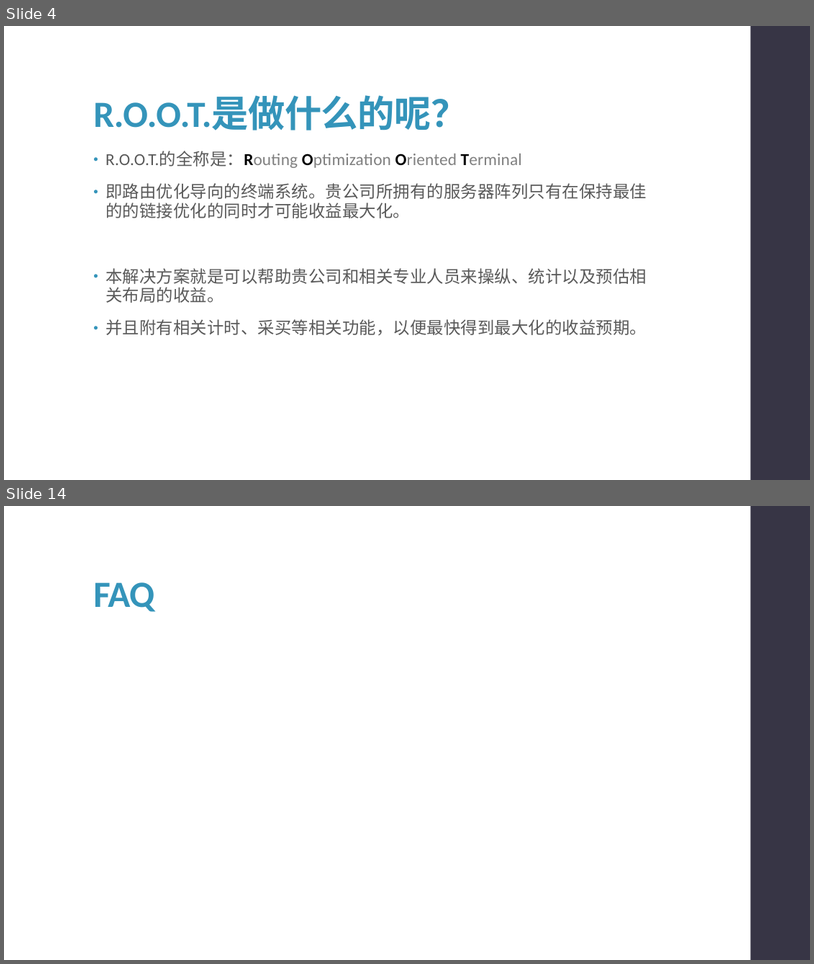
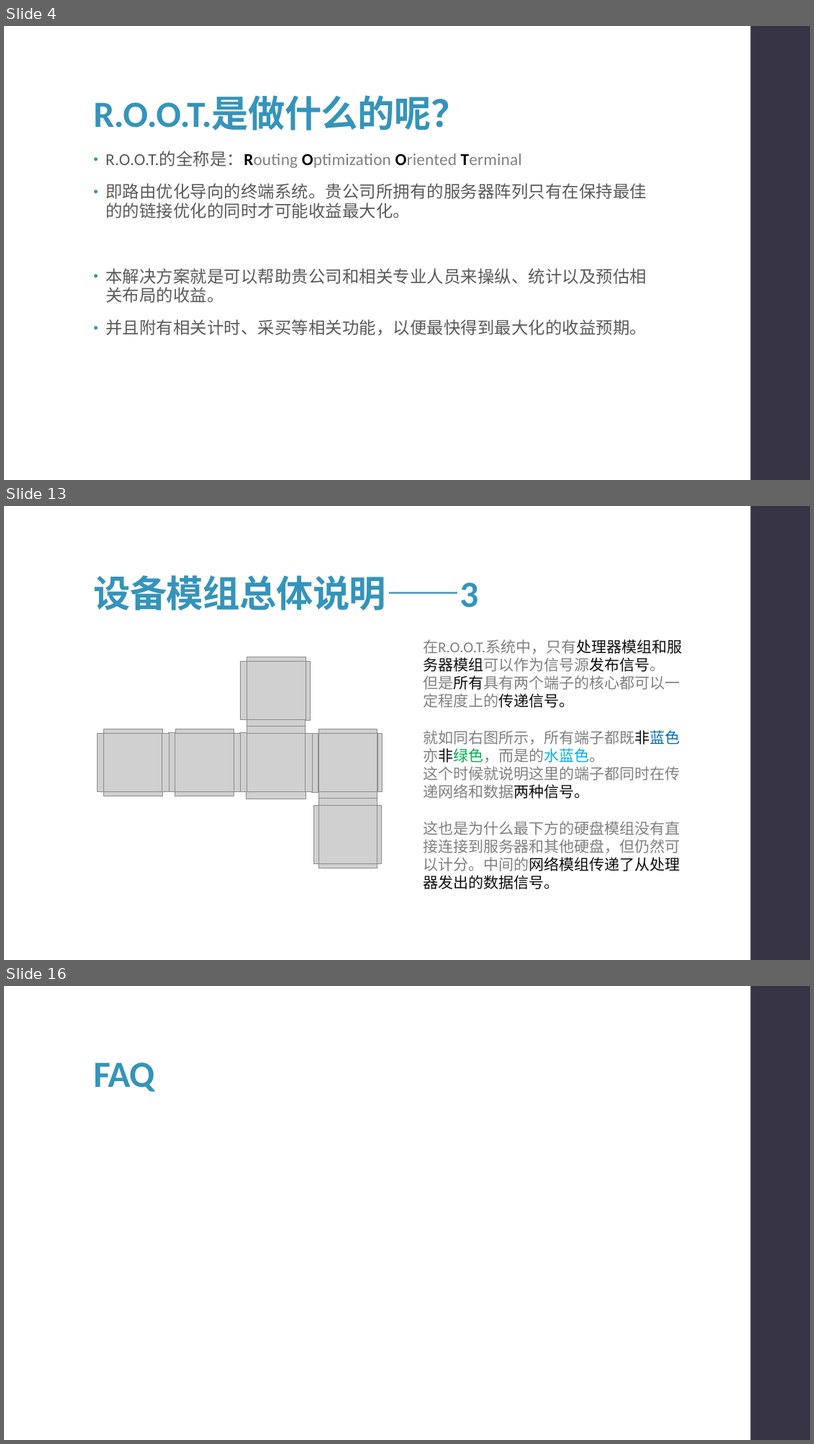
Before and after one commit to syx007/GamePlayGround, a slide deck: document/ROOT 操作指南.pptx. Shown one above the other, each under a label of ours: slides 4 and 14 before the commit, slides 4, 13 and 16 after it; the slides between them are not shown. The pictures are 814x964 and 814x1444 pixels, drawn with LibreOffice and Linux fonts; fonts in the diff are those of the drawing; grey boxes stand for pictures. Boxes give left, top, right and bottom in pixels: in the first picture for what was removed or moved away, otherwise in the second. Text is boxed around its words. In the diff, an @@ line names an element or a change of style, - is before the commit and + after.

```diff
--- a/document/ROOT 操作指南.pptx
+++ b/document/ROOT 操作指南.pptx
@@ slide 13 added at (4, 506, 810, 960), background #FFFFFF; not listed: 1 template element that a slide beside it also shows @@
@@ title added at (93, 575, 478, 610), 44 pt, text #3494BA, bold @@
+设备模组总体说明——3
@@ picture added at (247, 656, 306, 661) @@
@@ text added at (423, 639, 682, 889), 18 pt, text #808080 @@
+在R.O.O.T.系统中，只有处理器模组和服务器模组可以作为信号源发布信号。
+但是所有具有两个端子的核心都可以一定程度上的传递信号。
+就如同右图所示，所有端子都既非蓝色亦非绿色，而是的水蓝色。
+这个时候就说明这里的端子都同时在传递网络和数据两种信号。
+这也是为什么最下方的硬盘模组没有直接连接到服务器和其他硬盘，但仍然可以计分。中间的网络模组传递了从处理器发出的数据信号。
@@ picture added at (241, 661, 247, 720) @@
@@ picture added at (247, 661, 306, 720) @@
@@ picture added at (306, 662, 310, 720) @@
@@ picture added at (247, 720, 306, 726) @@
@@ picture added at (97, 733, 104, 792) @@
@@ picture added at (104, 733, 162, 792) @@
@@ picture added at (104, 728, 162, 733) @@
@@ picture added at (162, 733, 169, 792) @@
@@ picture added at (169, 733, 175, 792) @@
@@ picture added at (175, 733, 234, 792) @@
@@ picture added at (175, 728, 234, 733) @@
@@ picture added at (234, 733, 241, 792) @@
@@ picture added at (240, 733, 247, 792) @@
@@ picture added at (247, 733, 305, 792) @@
@@ picture added at (247, 726, 306, 733) @@
@@ picture added at (305, 733, 312, 792) @@
@@ picture added at (312, 734, 319, 792) @@
@@ picture added at (319, 733, 377, 792) @@
@@ picture added at (319, 728, 377, 733) @@
@@ picture added at (378, 733, 382, 792) @@
@@ picture added at (104, 792, 162, 795) @@
@@ picture added at (175, 792, 234, 795) @@
@@ picture added at (247, 792, 306, 798) @@
@@ picture added at (314, 805, 319, 864) @@
@@ picture added at (319, 805, 377, 864) @@
@@ picture added at (319, 792, 377, 798) @@
@@ picture added at (319, 798, 377, 805) @@
@@ picture added at (377, 805, 381, 864) @@
@@ picture added at (319, 864, 377, 867) @@
@@ what was slide 14 is now slide 16 @@
```
Also in this commit, not shown: 12 slides changed, 2 other slides added, 1 slide removed.
